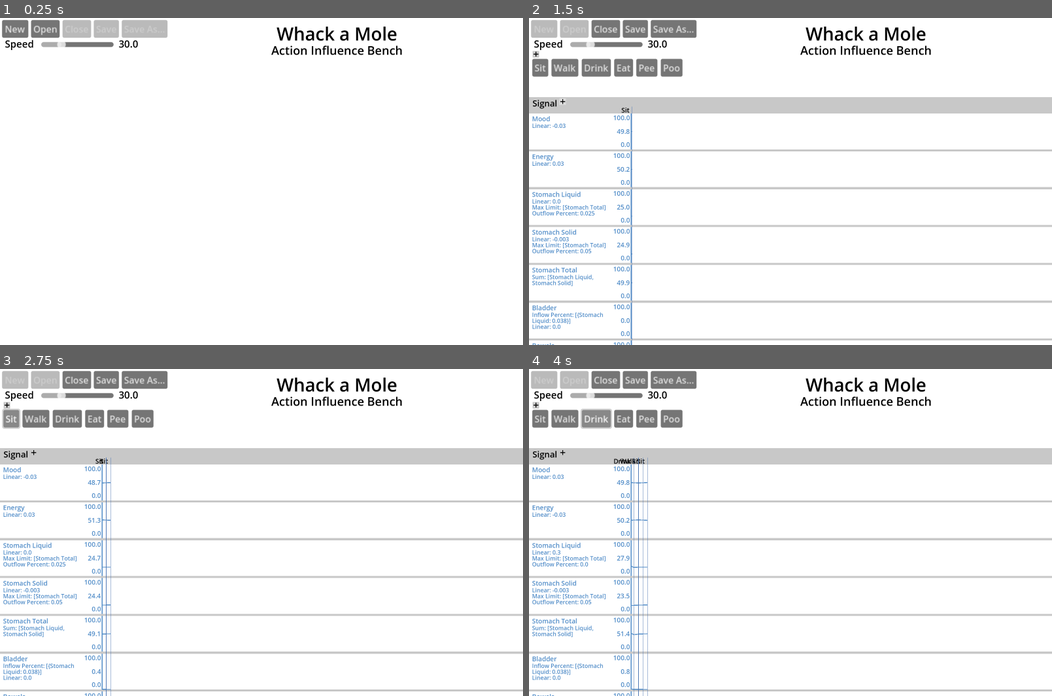
Above: before the commit, frames 1-4 (two rows, left to right).
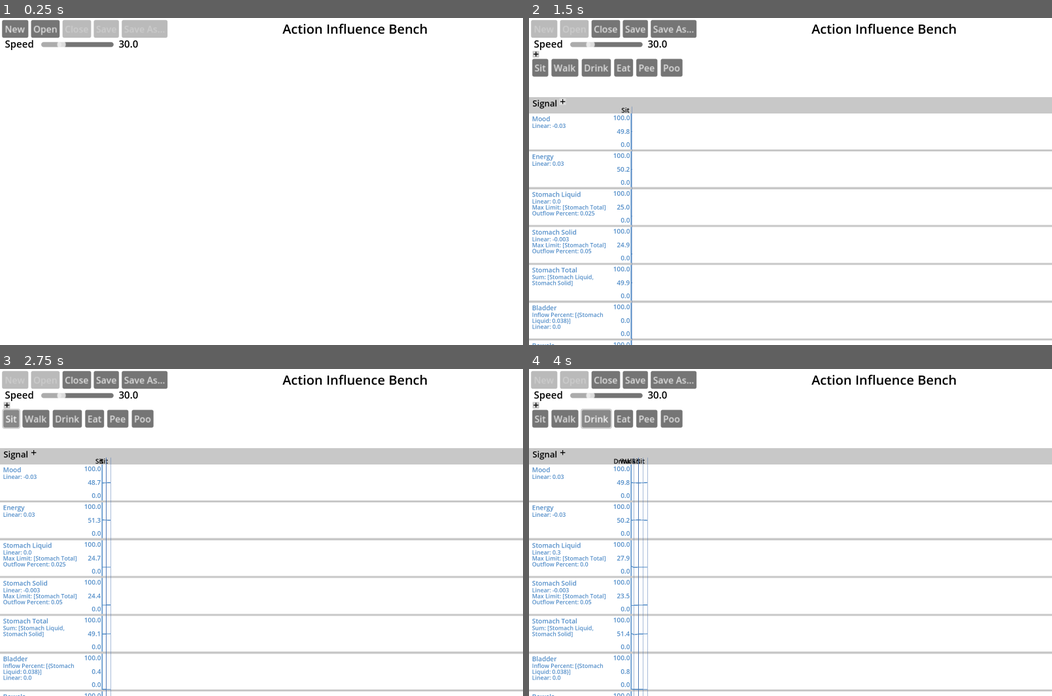
Above: after the commit, the same moments.

Repository: steampunkmind/mitw-action-influence-bench
Game: Godot game, scene res://bench.tscn
Same seed, same stepped clock (60 frames per second), same inputs: the game is played once before the commit and once after it.
Inputs (mouse positions are in pixels of both pictures, inside the frame that each line leads up to):
- Up to frame 1 (0.25 s): no input
- Up to frame 2 (1.5 s): click "New" at 0.5 s; click (560, 103) at 1.27 s
- Up to frame 3 (2.75 s): click "Sit" at 2 s
- Up to frame 4 (4 s): click "Walk" at 2.75 s; click "Drink" at 3.5 s

The runs differ from the first frame. In frame 1, 1.0% of the frame differs, in the area x 51-82%, y 1-12%; in frame 2, 1.0%; in frame 3, 1.0%; in frame 4, 1.0%.

Commit message:
Improves dialog themes and puts file path in sub header.

Diff:
--- a/bench.gd
+++ b/bench.gd
@@ -108,7 +108,7 @@
 
 
 func _write_file() -> void:
-	var file = FileAccess.open($ModelPath.text, FileAccess.WRITE)
+	var file = FileAccess.open($SubHeader.text, FileAccess.WRITE)
 	var content = JSON.stringify(get_dict(), "\t") # Remove the tab to reduce file size someday?
 	file.store_line(content)
 	_set_is_dirty(false)
@@ -124,13 +124,13 @@
 
 func _set_is_model(is_model: bool, model_path: String = "") -> void:
 	_is_model = is_model
-	$ModelPath.visible = is_model
+	$SubHeader.visible = is_model
 	$ActionButtons.visible = is_model
 	$SignalGraph.visible = is_model
 	$NewButton.disabled = is_model
 	$OpenButton.disabled = is_model
 	$CloseButton.disabled = !is_model
-	$ModelPath.text = model_path
+	$SubHeader.text = model_path
 	if model_path == "":
 		_is_model_file = false
 	else:
--- /dev/null
+++ b/bench.tres
@@ -0,0 +1,5 @@
+[gd_resource type="Theme" format=3 uid="uid://b17c7kcu4qhib"]
+
+[resource]
+resource_name = "dialog"
+default_font_size = 32
--- a/bench.tscn
+++ b/bench.tscn
@@ -6,17 +6,14 @@
 [ext_resource type="Texture2D" uid="uid://cfhh2p1hg0lew" path="res://add.svg" id="3_a5qnj"]
 [ext_resource type="Texture2D" uid="uid://cabj3kvxw7dok" path="res://add_pressed.svg" id="5_i6k0q"]
 [ext_resource type="Texture2D" uid="uid://c082kq4f2nay" path="res://add_hover.svg" id="6_tjv83"]
+[ext_resource type="Theme" uid="uid://b17c7kcu4qhib" path="res://bench.tres" id="7_tjv83"]
 
 [sub_resource type="LabelSettings" id="LabelSettings_6ynj0"]
-font_size = 88
+font_size = 64
 font_color = Color(0, 0, 0, 1)
 
 [sub_resource type="LabelSettings" id="LabelSettings_lps7h"]
-font_size = 58
-font_color = Color(0, 0, 0, 1)
-
-[sub_resource type="LabelSettings" id="LabelSettings_i6k0q"]
-font_size = 36
+font_size = 48
 font_color = Color(0, 0, 0, 1)
 
 [sub_resource type="LabelSettings" id="LabelSettings_a5qnj"]
@@ -32,33 +29,21 @@
 [node name="Header" type="Label" parent="."]
 layout_mode = 0
 offset_left = 1250.0
-offset_top = 15.0
-offset_right = 2050.0
-offset_bottom = 143.0
-text = "Whack a Mole"
+offset_top = 8.0
+offset_right = 2227.0
+offset_bottom = 96.0
+text = "Action Influence Bench"
 label_settings = SubResource("LabelSettings_6ynj0")
 horizontal_alignment = 1
 
 [node name="SubHeader" type="Label" parent="."]
 layout_mode = 0
-offset_left = 1250.0
-offset_top = 118.0
-offset_right = 2050.0
-offset_bottom = 204.0
-text = "Action Influence Bench"
+offset_left = 867.0
+offset_top = 93.0
+offset_right = 2611.0
+offset_bottom = 166.0
 label_settings = SubResource("LabelSettings_lps7h")
 horizontal_alignment = 1
-
-[node name="ModelPath" type="Label" parent="."]
-visible = false
-layout_mode = 0
-offset_left = 840.0
-offset_top = -12.0
-offset_right = 1818.0
-offset_bottom = 54.0
-text = "Path: "
-label_settings = SubResource("LabelSettings_i6k0q")
-vertical_alignment = 1
 
 [node name="NewButton" type="Button" parent="."]
 layout_mode = 0
@@ -325,19 +310,26 @@
 [node name="OpenFileDialog" type="FileDialog" parent="."]
 title = "Open a File"
 initial_position = 1
+size = Vector2i(1280, 720)
+theme = ExtResource("7_tjv83")
 ok_button_text = "Open"
 file_mode = 0
 access = 2
 
 [node name="SaveFileDialog" type="FileDialog" parent="."]
 initial_position = 1
+size = Vector2i(1280, 720)
+theme = ExtResource("7_tjv83")
 access = 2
 
 [node name="CloseConfirmationDialog" type="ConfirmationDialog" parent="."]
 title = "Save changes before closing?"
 initial_position = 1
+size = Vector2i(800, 240)
+theme = ExtResource("7_tjv83")
 ok_button_text = "Save"
-dialog_text = "If you don't save, your changes will be lost."
+dialog_text = "
+      If you don't save, your changes will be lost."
 
 [connection signal="pressed" from="NewButton" to="." method="_on_new_button_pressed"]
 [connection signal="pressed" from="OpenButton" to="." method="_on_open_button_pressed"]
